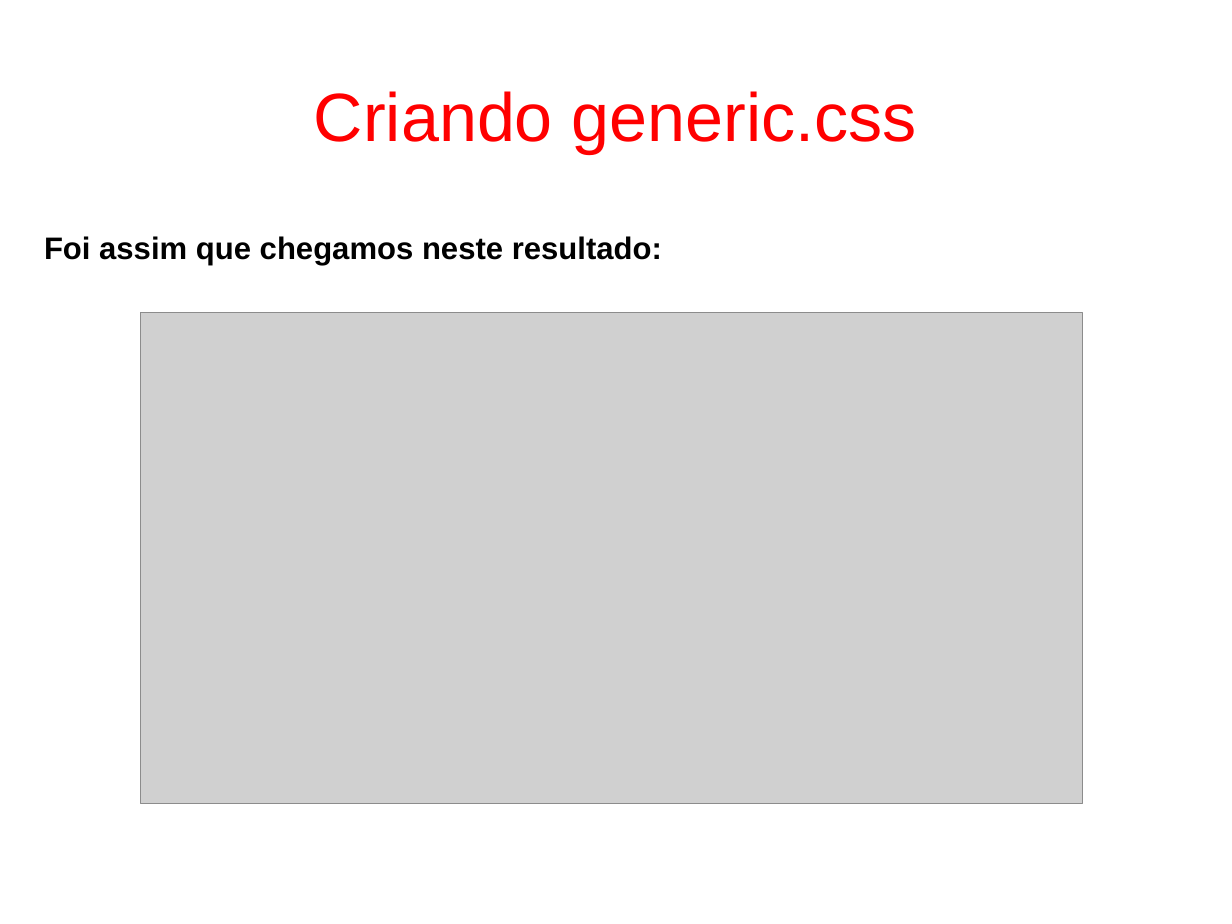
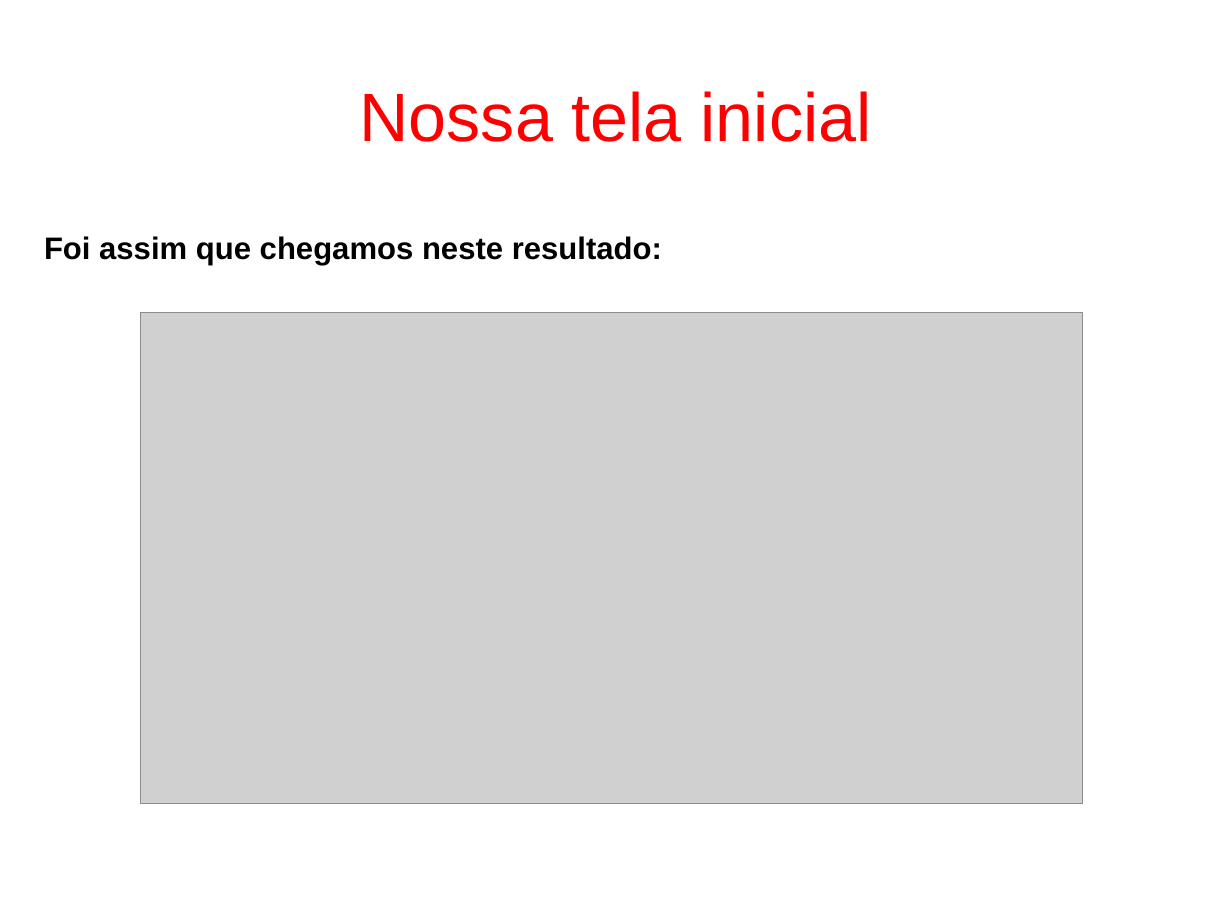
Before and after one commit to fgsl/lojasacme, a slide deck: slide 75 of docs/tutorial.odp (slide 74 before the commit). Drawn at 1232x924 pixels with LibreOffice and Linux fonts; fonts in the diff are those of the drawing; grey boxes stand for pictures. Boxes give left, top, right and bottom in pixels: in the first picture for what was removed or moved away, otherwise in the second. Text is boxed around its words. In the diff, an @@ line names an element or a change of style, - is before the commit and + after.

```diff
--- a/docs/tutorial.odp
+++ b/docs/tutorial.odp
@@ title at (x1=359, y1=91, x2=872, y2=142): text changed @@
-Criando generic.css
+Nossa tela inicial
```
Also in this commit, not shown: 9 other slides changed, 3 slides added, 2 slides removed, 4 other files.
